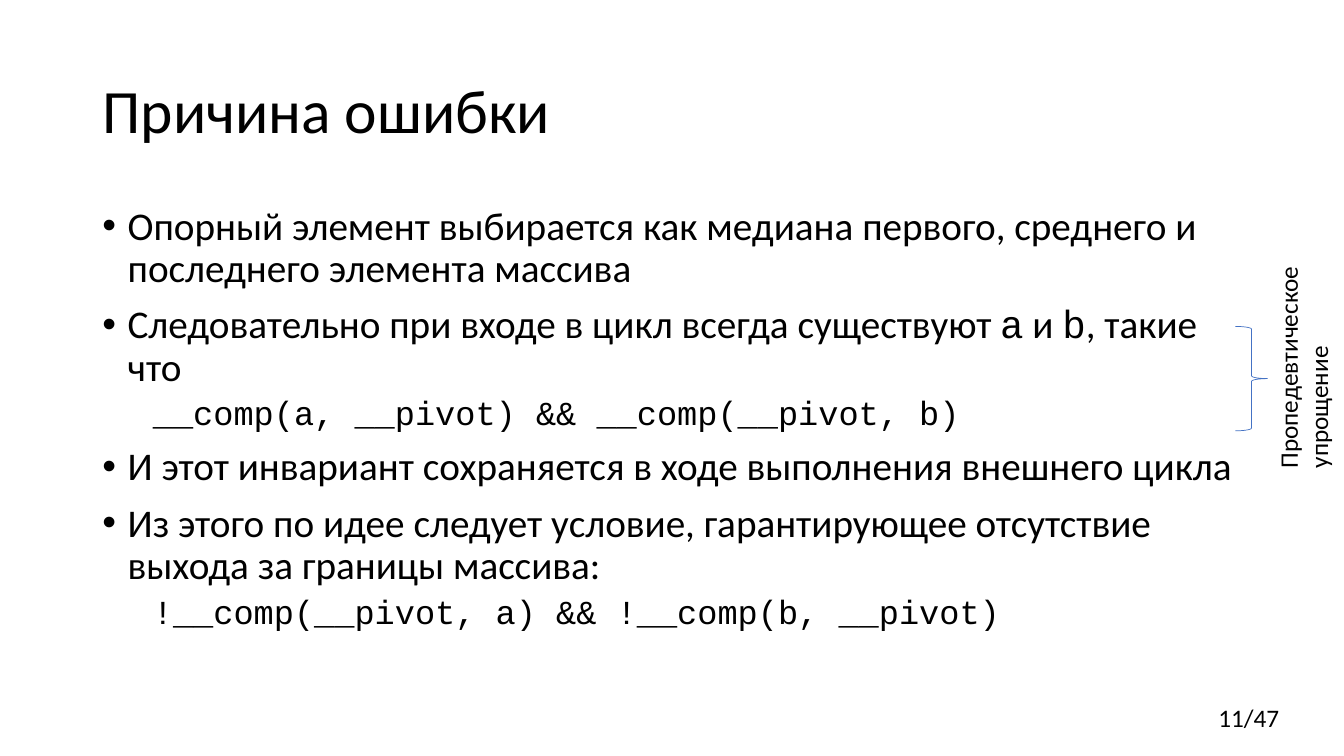
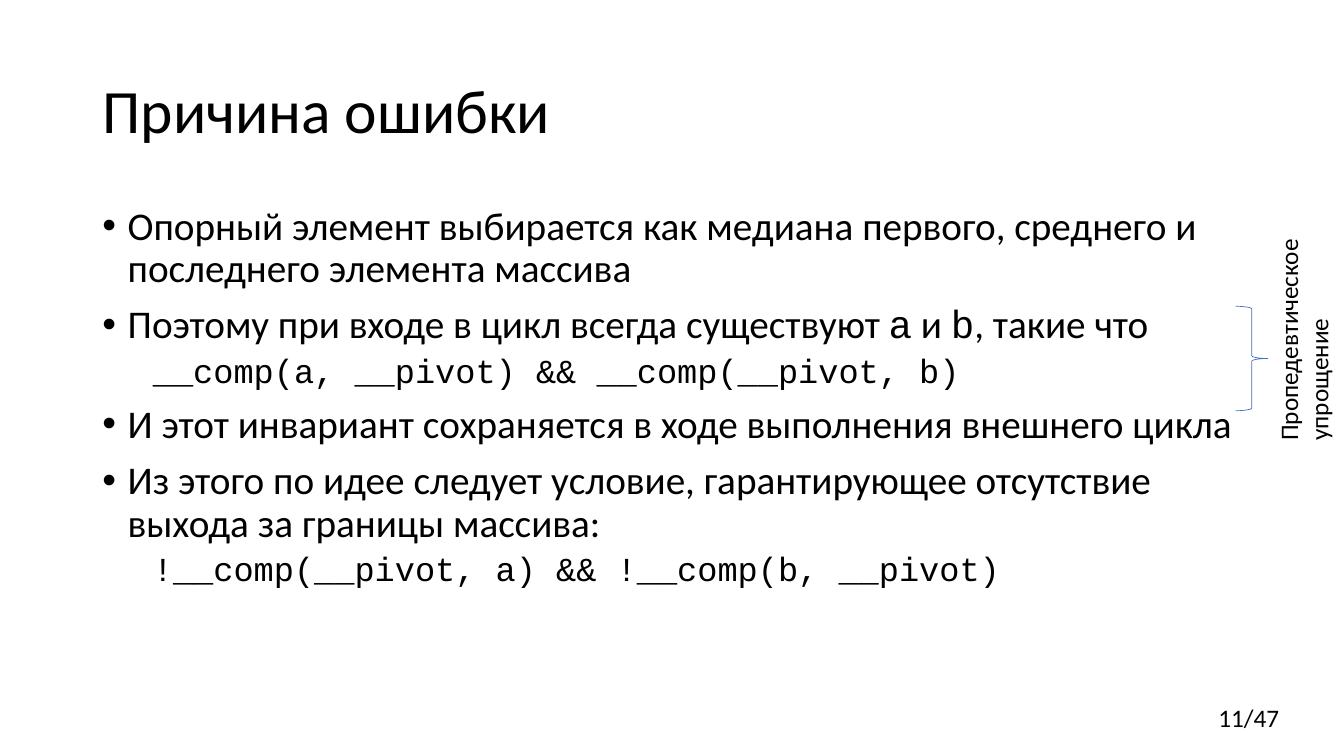
Before and after one commit to yugr/CppRussia, a slide deck: slide 11 of 2023/RU.pptx. Drawn at 1344x756 pixels with LibreOffice and Linux fonts; fonts in the diff are those of the drawing. Boxes give left, top, right and bottom in pixels: in the first picture for what was removed or moved away, otherwise in the second. Text is boxed around its words. In the diff, an @@ line names an element or a change of style, - is before the commit and + after.

```diff
--- a/2023/RU.pptx
+++ b/2023/RU.pptx
@@ text "Пропедевтическое": place and size @@
-text "Пропедевтическое" at [1274,287,1335,464]
+text "Пропедевтическое" at [1274,259,1335,437]
@@ text at [128,310,1149,345]: text changed @@
-• Следовательно при входе в цикл всегда существуют a и b, такие что
+• Поэтому при входе в цикл всегда существуют a и b, такие что
@@ right brace: place and size @@
-right brace at [1236,327,1268,432]
+right brace at [1236,307,1268,411]
```
Also in this commit, not shown: 17 other slides changed, 3 slides added.
